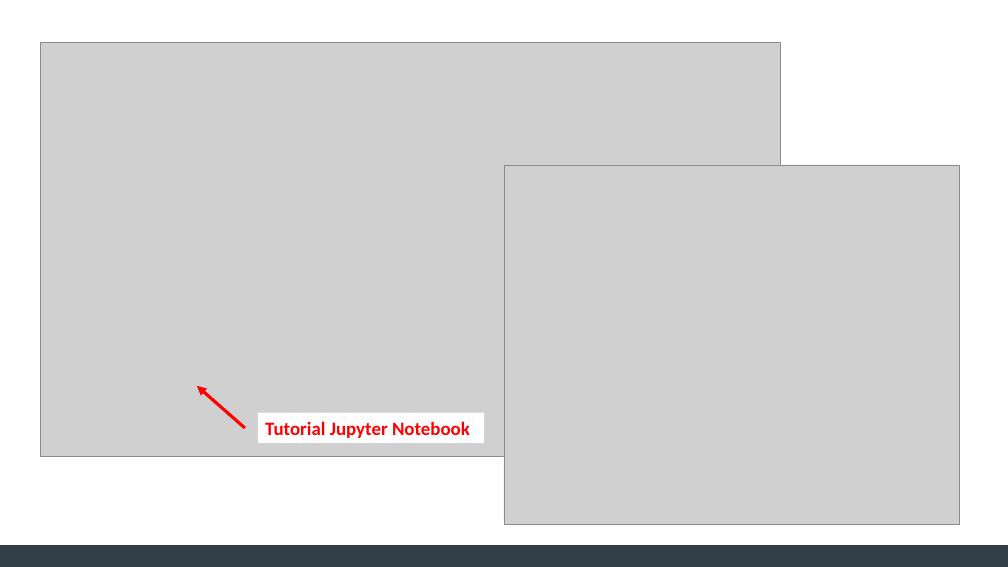
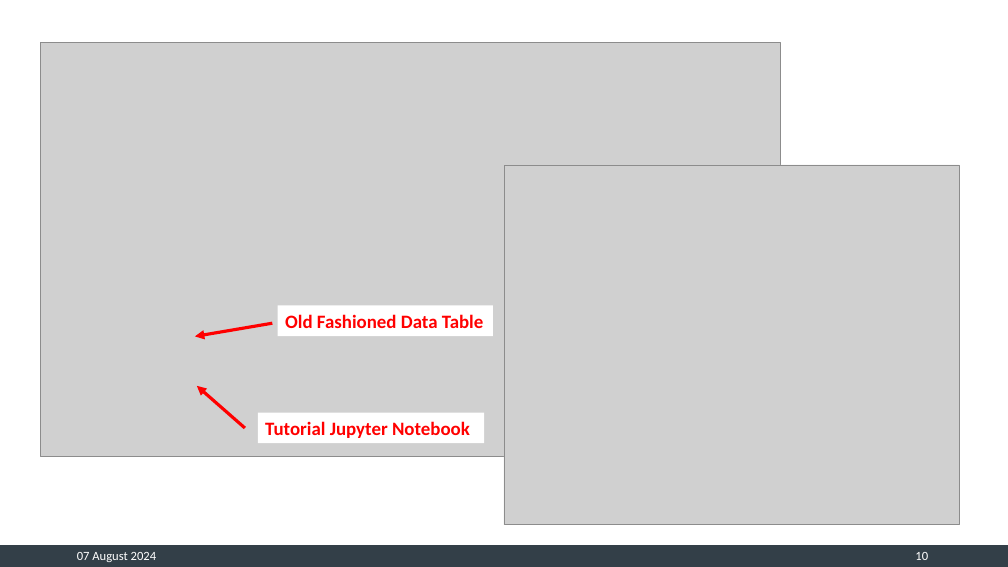
Before and after one commit to CMB-S4/Cryogenic_Material_Properties, a slide deck: slide 10 of Cryogenic Material Library – An Overview.pptx. Drawn at 1008x567 pixels with LibreOffice and Linux fonts; fonts in the diff are those of the drawing; grey boxes stand for pictures. Boxes give left, top, right and bottom in pixels: in the first picture for what was removed or moved away, otherwise in the second. Text is boxed around its words. In the diff, an @@ line names an element or a change of style, - is before the commit and + after.

Commit message:
powerpoint upload

```diff
--- a/Cryogenic Material Library – An Overview.pptx
+++ b/Cryogenic Material Library – An Overview.pptx
@@ arrow added from (272, 324) to (195, 337), #FF0000 3 pt @@
@@ rectangle added at [278, 306, 493, 336], fill #FFFFFF, 18 pt, text #FF0000, bold @@
+Old Fashioned Data Table
@@ text added at [77, 552, 156, 562], 12 pt, text #FFFFFF @@
+07 August 2024
@@ page number added at [915, 552, 928, 560], 12 pt, text #FFFFFF @@
+10
```
Also in this commit, not shown: 6 other slides changed, 5 slides added, 3 slides removed, 1 other file.
